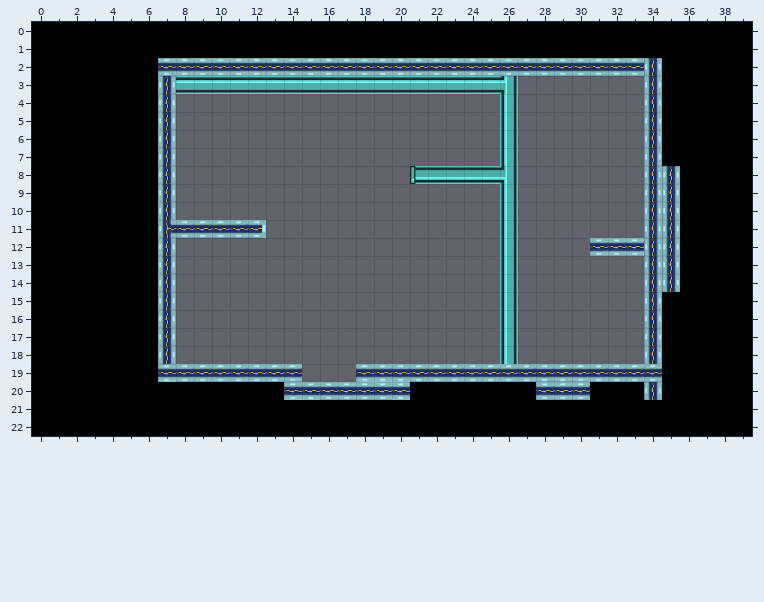
Two versions of a level (Tiled map, core/assets/level_4-1.tmx). The picture above was drawn from the file before the commit.
Cells are 32x32 px. Shown: x 0..39, y 0..22.
After:
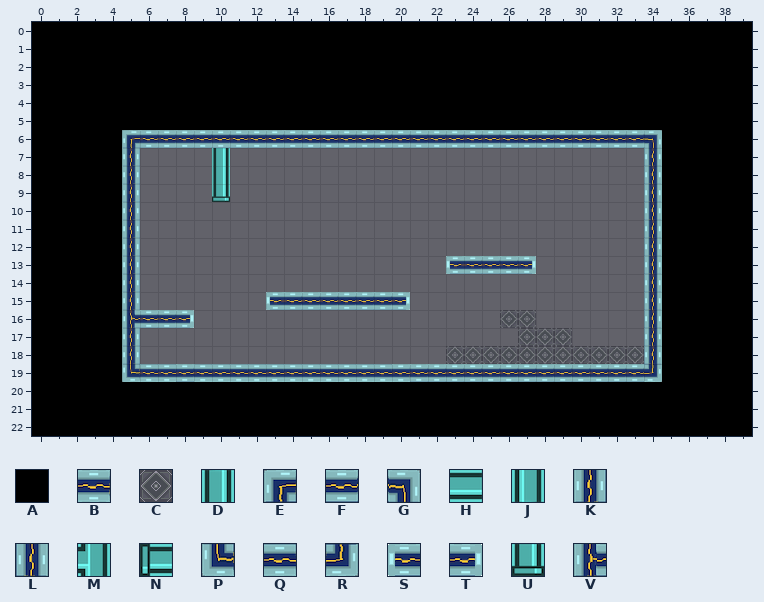
Key: from "tileset": A 1, B 33, C 34, D 69, E 96, F 97, G 98, H 100, J 104, K 128, L 130, M 132, N 134, P 160, Q 161, R 162, S 163, T 164, U 168, V 192.
_ is an empty cell.
Change:
{"where": "layer \"background\""}
{"y":7,"x":10,"old":"_","new":"D"}
{"y":7,"x":26,"old":"J","new":"_"}
{"y":8,"x":10,"old":"_","new":"D"}
{"y":8,"x":21,"old":"NHHHHM","new":"______"}
{"y":9,"x":10,"old":"_","new":"U"}
{"y":9,"x":26,"old":"J","new":"_"}
{"y":10,"x":26,"old":"J","new":"_"}
{"y":11,"x":26,"old":"J","new":"_"}
{"y":12,"x":26,"old":"J","new":"_"}
{"y":13,"x":26,"old":"J","new":"_"}
{"y":14,"x":26,"old":"J","new":"_"}
{"y":15,"x":26,"old":"J","new":"_"}
{"y":17,"x":26,"old":"J","new":"_"}
{"where": "layer \"platforms\""}
{"y":2,"x":7,"old":"FFFFFFFFFFFFFFFFFFFFFFFFFFFL","new":"AAAAAAAAAAAAAAAAAAAAAAAAAAAA"}
{"y":3,"x":7,"old":"K__________________________L","new":"AAAAAAAAAAAAAAAAAAAAAAAAAAAA"}
{"y":4,"x":7,"old":"K__________________________L","new":"AAAAAAAAAAAAAAAAAAAAAAAAAAAA"}
{"y":5,"x":7,"old":"K__________________________L","new":"AAAAAAAAAAAAAAAAAAAAAAAAAAAA"}
{"y":6,"x":5,"old":"AAK__________________________L","new":"EFFFFFFFFFFFFFFFFFFFFFFFFFFFFG"}
{"y":7,"x":5,"old":"AAK","new":"K__"}
{"y":8,"x":5,"old":"AAK","new":"K__"}
{"y":8,"x":35,"old":"L","new":"A"}
{"y":9,"x":5,"old":"AAK","new":"K__"}
{"y":9,"x":35,"old":"L","new":"A"}
{"y":10,"x":5,"old":"AAK","new":"K__"}
{"y":10,"x":35,"old":"L","new":"A"}
{"y":11,"x":5,"old":"AAVFFFFT","new":"K_______"}
{"y":11,"x":35,"old":"L","new":"A"}
{"y":12,"x":5,"old":"AAK","new":"K__"}
{"y":12,"x":31,"old":"FFF","new":"___"}
{"y":12,"x":35,"old":"L","new":"A"}
{"y":13,"x":5,"old":"AAK","new":"K__"}
{"y":13,"x":23,"old":"_____","new":"SFFFT"}
{"y":13,"x":35,"old":"L","new":"A"}
{"y":14,"x":5,"old":"AAK","new":"K__"}
{"y":14,"x":35,"old":"L","new":"A"}
{"y":15,"x":5,"old":"AAK","new":"K__"}
{"y":15,"x":13,"old":"________","new":"SFFFFFFT"}
{"y":16,"x":5,"old":"AAK_","new":"VFFT"}
{"y":16,"x":26,"old":"__","new":"CC"}
{"y":17,"x":5,"old":"AAK","new":"K__"}
{"y":17,"x":27,"old":"___","new":"CCC"}
{"y":18,"x":5,"old":"AAK","new":"K__"}
{"y":18,"x":23,"old":"___________","new":"CCCCCCCCCCC"}
{"y":19,"x":5,"old":"AA","new":"PQ"}
{"y":19,"x":9,"old":"FFFFFF___BB","new":"QQQQQQQQQQQ"}
{"y":19,"x":34,"old":"F","new":"R"}
{"y":20,"x":14,"old":"BBFFFFB","new":"AAAAAAA"}
{"y":20,"x":28,"old":"FFF","new":"AAA"}
{"y":20,"x":34,"old":"L","new":"A"}
{"label":"changed","picture_box":[122,58,662,400]}
{"label":"changed","picture_box":[662,166,680,292]}
